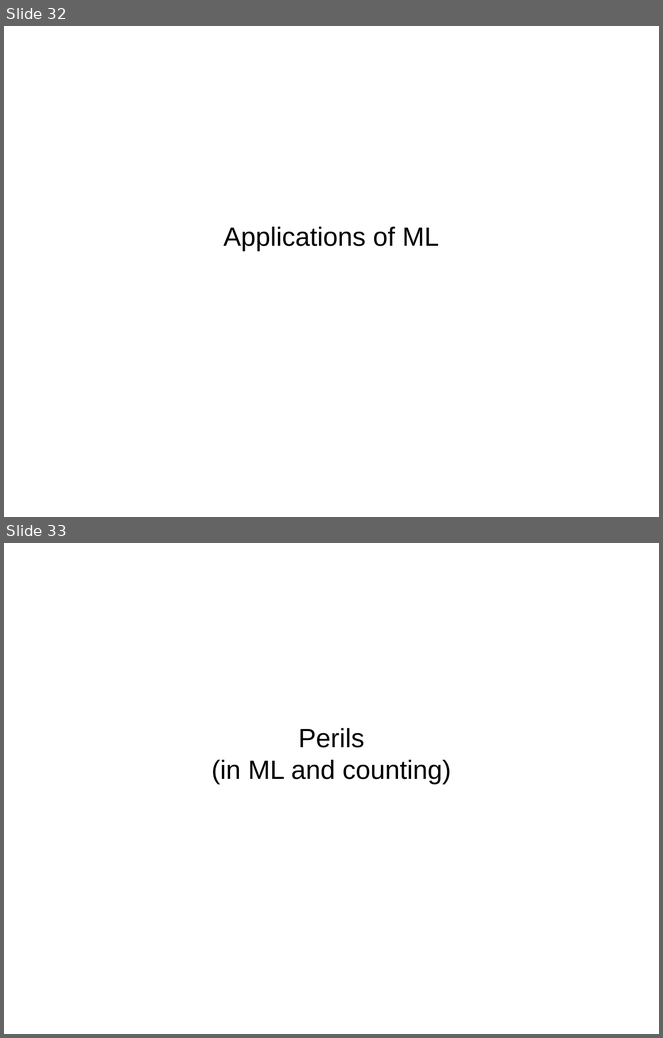
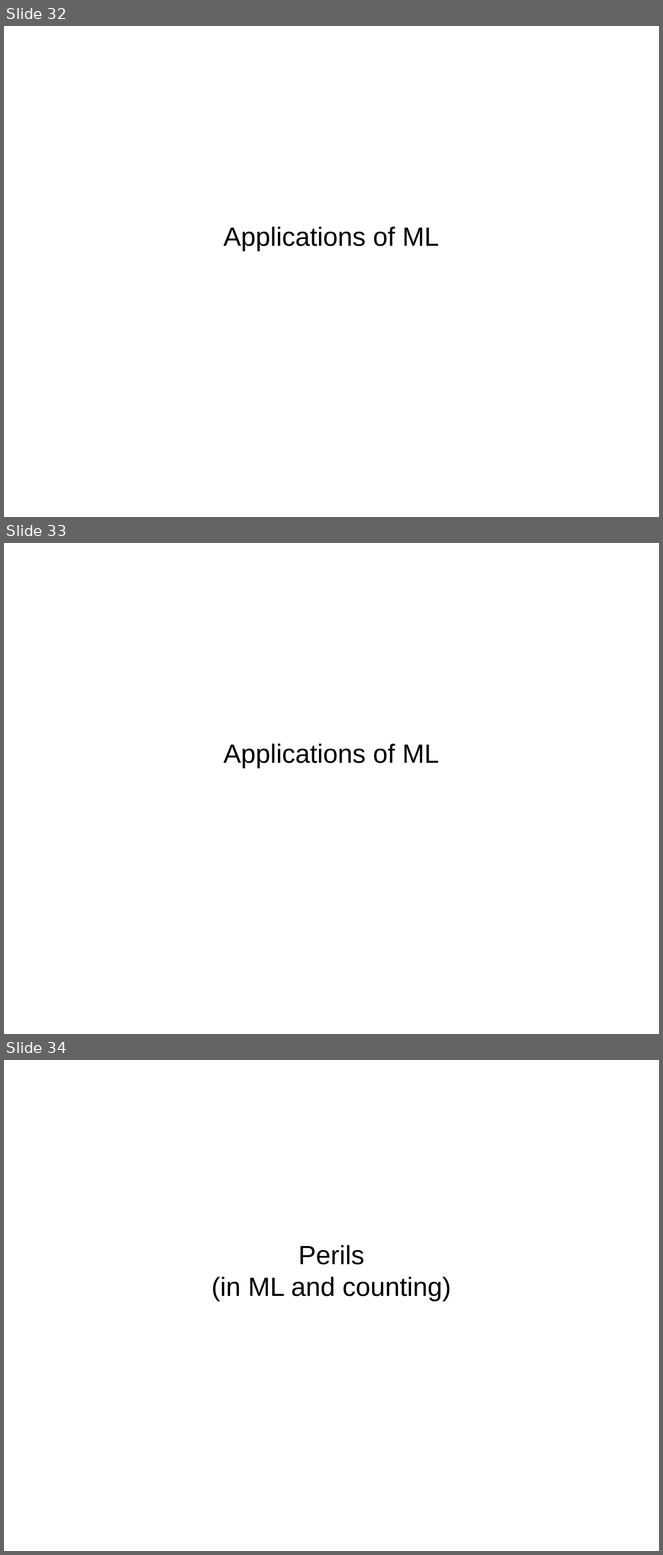
Before and after one commit to amueller/talks_odt, a slide deck: 2017/promises_and_perils_pyparis.odp. Shown one above the other, each under a label of ours: slides 32 and 33 before the commit, slides 32, 33 and 34 after it. The pictures are 663x1038 and 663x1555 pixels, drawn with LibreOffice and Linux fonts; fonts in the diff are those of the drawing. Boxes give left, top, right and bottom in pixels: in the first picture for what was removed or moved away, otherwise in the second. Text is boxed around its words. In the diff, an @@ line names an element or a change of style, - is before the commit and + after.

```diff
--- a/2017/promises_and_perils_pyparis.odp
+++ b/2017/promises_and_perils_pyparis.odp
@@ slide 33 added at <box>4,543,659,1034</box>, background #FFFFFF @@
@@ subtitle added at <box>223,744,439,769</box>, 32 pt, text #000000 @@
+Applications of ML
@@ what was slide 33 is now slide 34 @@
```
Also in this commit, not shown: 1 slide changed, 3 other slides added, 1 slide removed.
